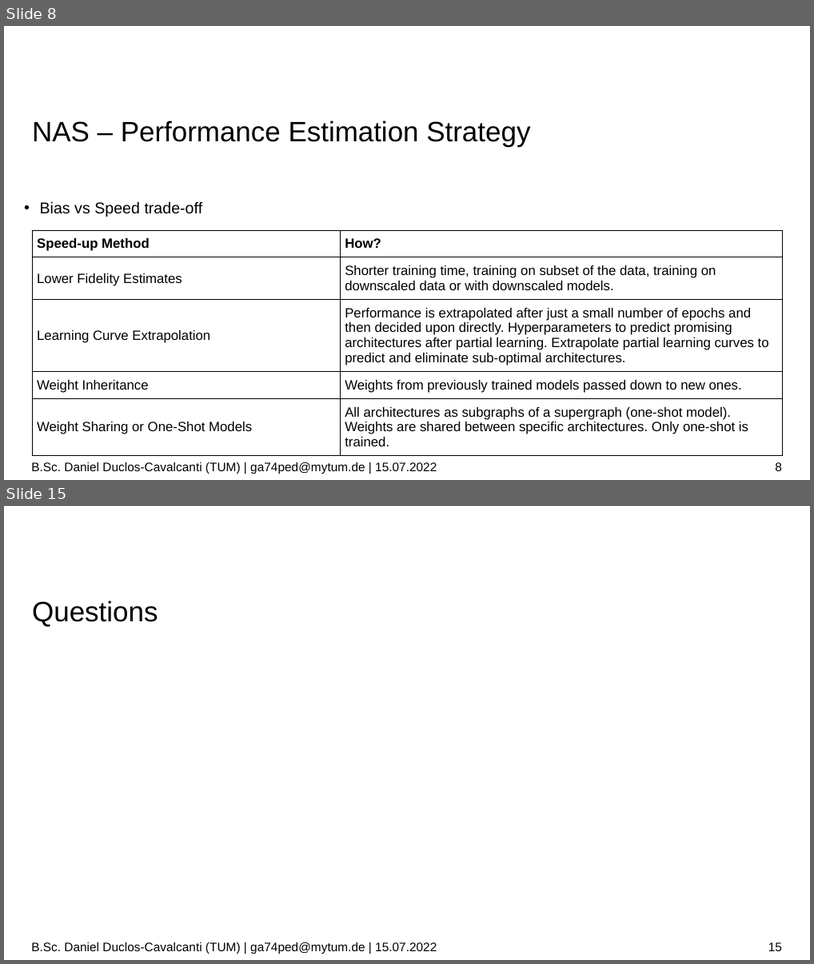
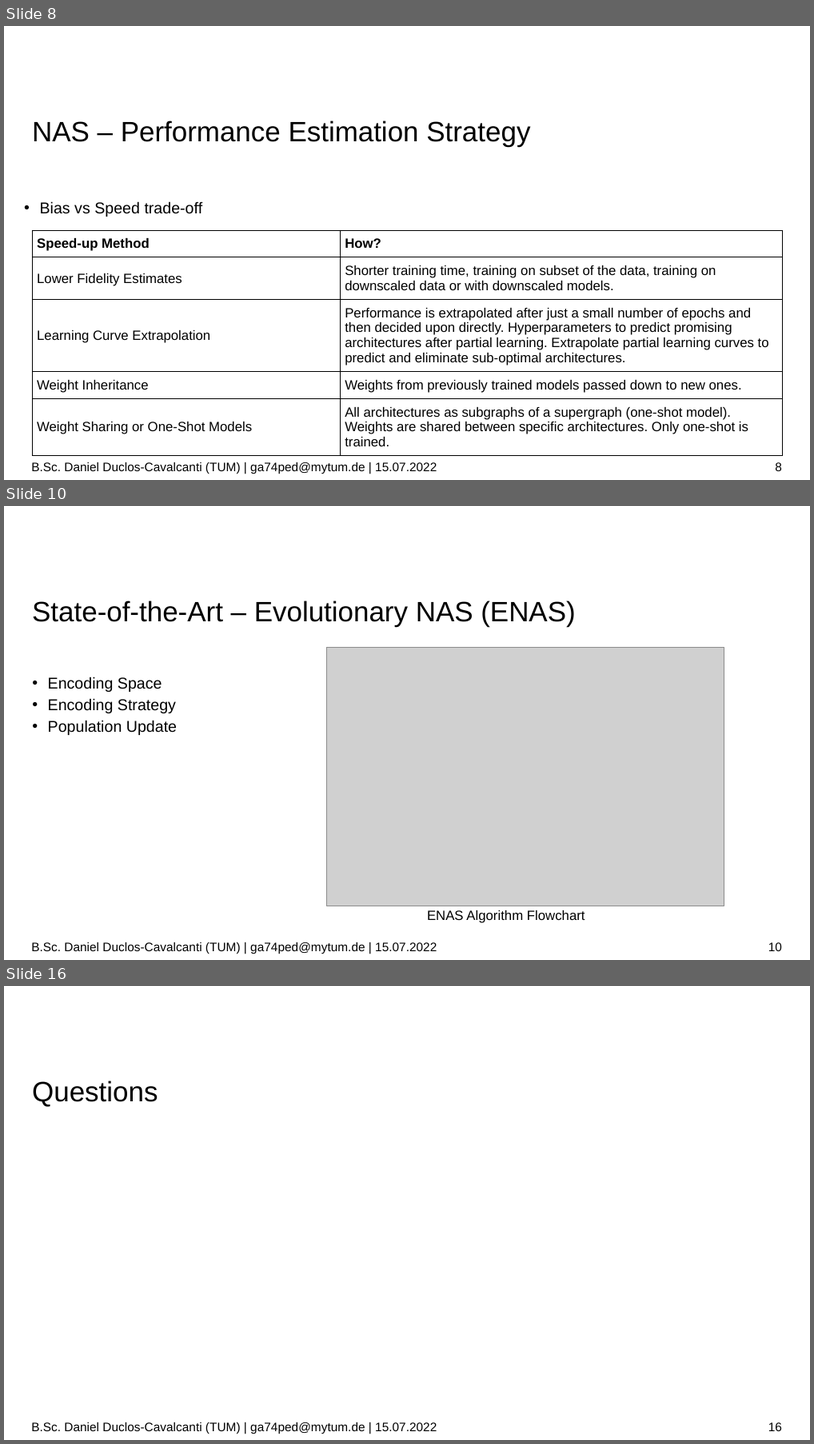
Before and after one commit to duclos-cavalcanti/tum-msei-seminar, a slide deck: pres.odp. Shown one above the other, each under a label of ours: slides 8 and 15 before the commit, slides 8, 10 and 16 after it; the slides between them are not shown. The pictures are 814x964 and 814x1444 pixels, drawn with LibreOffice and Linux fonts; fonts in the diff are those of the drawing; grey boxes stand for pictures; background and template pictures are left out. Boxes give left, top, right and bottom in pixels: in the first picture for what was removed or moved away, otherwise in the second. Text is boxed around its words. In the diff, an @@ line names an element or a change of style, - is before the commit and + after.

```diff
--- a/pres.odp
+++ b/pres.odp
@@ slide 10 added at [4, 506, 810, 960], background #FFFFFF @@
@@ title added at [32, 600, 575, 627], 25 pt, text #000000 @@
+State-of-the-Art – Evolutionary NAS (ENAS)
@@ picture added at [326, 647, 724, 905] @@
@@ text added at [48, 676, 177, 735], 14 pt, text #000000 @@
+  • Encoding Space
+  • Encoding Strategy
+  • Population Update
@@ text added at [427, 910, 586, 923], 12 pt, text #000000 @@
+  ENAS Algorithm Flowchart
@@ text added at [31, 942, 437, 953], 11 pt, text #000000 @@
+B.Sc. Daniel Duclos-Cavalcanti (TUM) | ga74ped@mytum.de | 15.07.2022
@@ page number added at [769, 942, 782, 951], 11 pt, text #000000 @@
+10
@@ what was slide 15 is now slide 16 @@
@@ page number at [769, 1422, 782, 1431]: text changed @@
-15
+16
```
Also in this commit, not shown: 3 slides changed, 3 other slides added, 4 slides removed, 4 other files.
